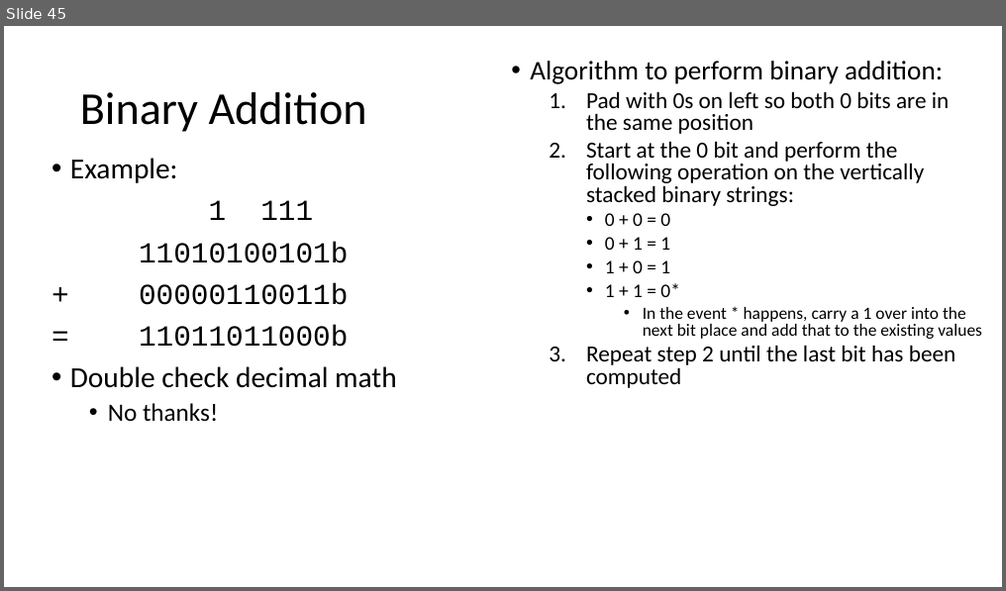
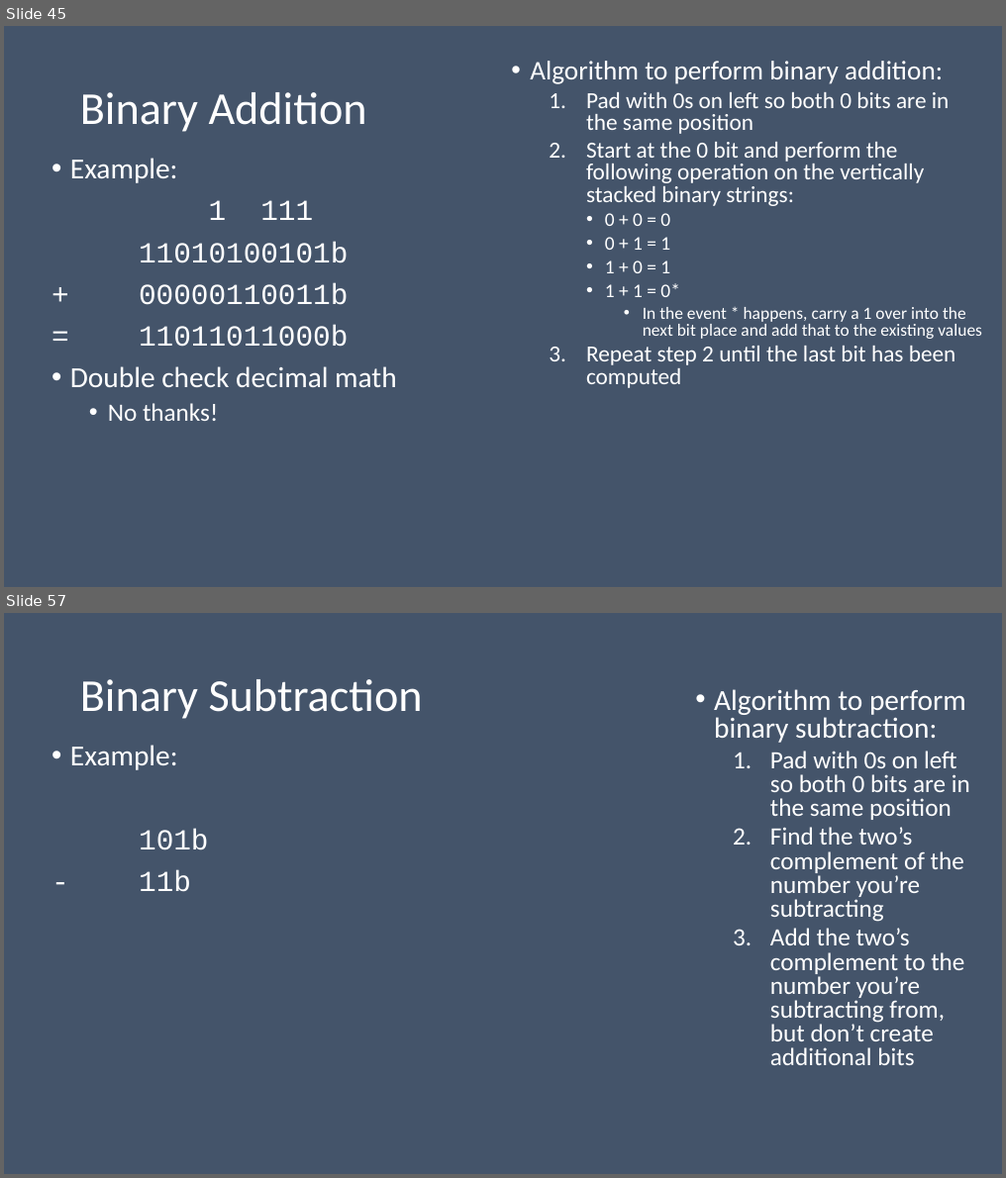
Before and after one commit to MrJoshGross/Course-Curricular-Material, a slide deck: wip/Lecture 4 - Binary Addition and Subtraction.pptx. Shown one above the other, each under a label of ours: slide 45 before the commit, slides 45 and 57 after it; the slides between them are not shown. The pictures are 1006x591 and 1006x1178 pixels, drawn with LibreOffice and Linux fonts; fonts in the diff are those of the drawing. Boxes give left, top, right and bottom in pixels: in the first picture for what was removed or moved away, otherwise in the second. Text is boxed around its words. In the diff, an @@ line names an element or a change of style, - is before the commit and + after.

Commit message:
Update Lecture 4 - Binary Addition and Subtraction.pptx
finished subtraction slides and added addition and subtraction problems

```diff
--- a/wip/Lecture 4 - Binary Addition and Subtraction.pptx
+++ b/wip/Lecture 4 - Binary Addition and Subtraction.pptx
@@ slide 57 added at [4,613,1002,1174], background #44546A @@
@@ title added at [80,679,423,719], 44 pt, text #FFFFFF @@
+Binary Subtraction
@@ text added at [714,689,970,1065], 24 pt, text #FFFFFF @@
+• Algorithm to perform binary subtraction:
+  1. Pad with 0s on left so both 0 bits are in the same position
+  2. Find the two’s complement of the number you’re subtracting
+  3. Add the two’s complement to the number you’re subtracting from, but don’t create additional bits
@@ text added at [70,745,208,892], 28 pt, text #FFFFFF @@
+• Example:
+101b
+- 11b
@@ slide 45 changed as well @@
@@ background #FFFFFF to #44546A @@
@@ text colour #000000 to #FFFFFF in 3 elements at [80,92,367,132], [530,61,982,388], [70,158,397,421] @@
```
Also in this commit, not shown: 45 other slides changed, 22 other slides added.
